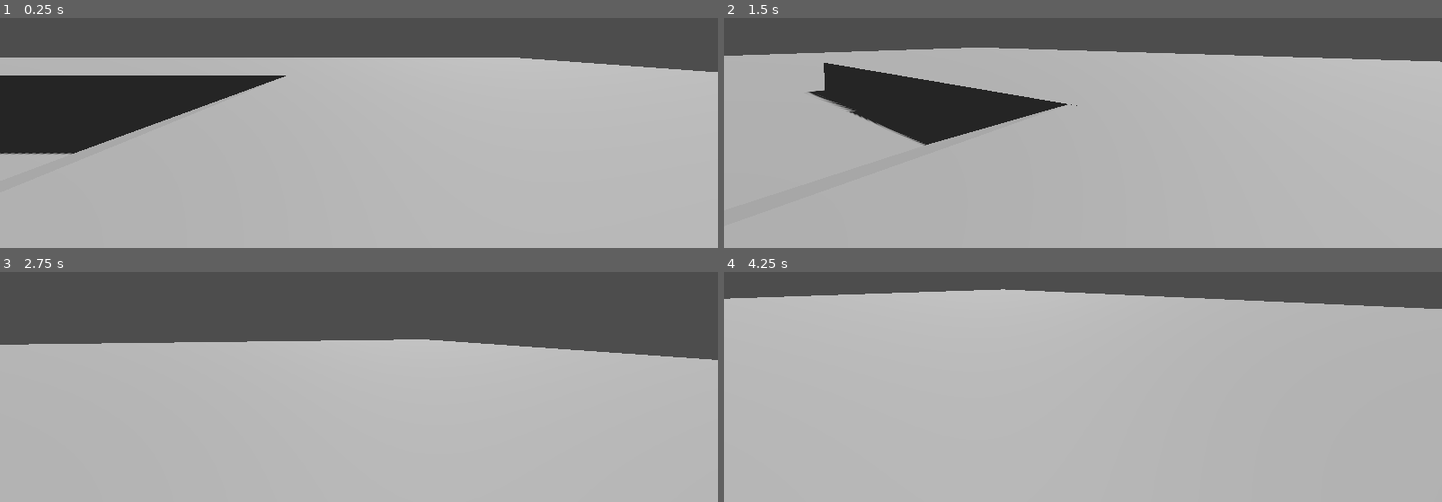
Above: before the commit, frames 1-4 (two rows, left to right).
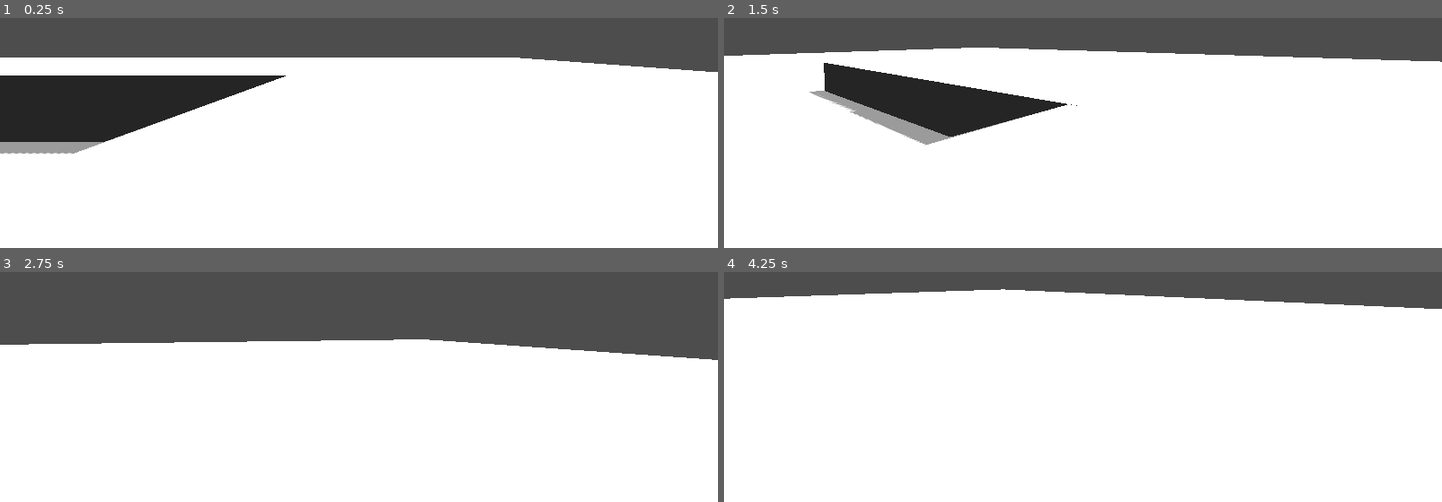
Above: after the commit, the same moments.

Repository: akdurran/Final-Project
Game: Godot game, scene res://test_scenes/navigation/nav_test.tscn
Two runs of this game, one before a commit and one after it. Both use one fixed random seed, a clock stepped at 60 frames per second and the inputs below. This scene is started directly instead of the project's main scene.
Inputs (mouse positions are in pixels of both pictures, inside the frame that each line leads up to):
- Up to frame 1 (0.25 s): no input
- Up to frame 2 (1.5 s): tap Enter at 0.5 s; move the mouse to (1118, 45) at 0.52 s; hold X (move_allies_to, bound only after the commit) 0.53-1.28 s; hold W (move_forward) from 0.53 s (still down); tap Space (jump) at 0.77 s; move the mouse to (1047, 47) at 1.27 s; tap X (move_allies_to, bound only after the commit) at 1.35 s
- Up to frame 3 (2.75 s): keep holding W (move_forward); tap Space (jump) at 1.52 s; move the mouse to (373, 292) at 2.02 s; hold X (move_allies_to, bound only after the commit) from 2.03 s (still down)
- Up to frame 4 (4.25 s): keep holding W (move_forward); move the mouse to (1075, 306) at 2.77 s; release X (move_allies_to, bound only after the commit) at 2.78 s; tap X (move_allies_to, bound only after the commit) at 2.85 s; tap Space (jump) at 3.02, 3.77 s; move the mouse to (1133, 304) at 3.52 s; hold X (move_allies_to, bound only after the commit) from 3.53 s (still down)

The runs differ from the first frame. In frame 1, 74% of the frame differs, in the area x 0-100%, y 17-100%; in frame 2, 80%; in frame 3, 68%; in frame 4, 89%, in the area x 0-100%, y 7-100%.

Commit message:
adding X button to move ally functionality. Fixing ally from shaking when reaching destination

Diff:
--- a/project.godot
+++ b/project.godot
@@ -47,3 +47,8 @@
 "events": [Object(InputEventKey,"resource_local_to_scene":false,"resource_name":"","device":-1,"window_id":0,"alt_pressed":false,"shift_pressed":false,"ctrl_pressed":false,"meta_pressed":false,"pressed":false,"keycode":0,"physical_keycode":32,"key_label":0,"unicode":32,"echo":false,"script":null)
 ]
 }
+move_allies_to={
+"deadzone": 0.5,
+"events": [Object(InputEventKey,"resource_local_to_scene":false,"resource_name":"","device":-1,"window_id":0,"alt_pressed":false,"shift_pressed":false,"ctrl_pressed":false,"meta_pressed":false,"pressed":false,"keycode":0,"physical_keycode":88,"key_label":0,"unicode":120,"echo":false,"script":null)
+]
+}
--- a/test_scenes/navigation/follower.gd
+++ b/test_scenes/navigation/follower.gd
@@ -7,9 +7,13 @@
 	var current_location = global_transform.origin
 	var next_location = nav_agent.get_next_path_position();
 	var new_velocity = (next_location - current_location).normalized() * SPEED
+	print("distance: ", (current_location-next_location).length())
 
-	velocity = new_velocity
-	move_and_slide()
+	#To prevent the weird shaking that happens when the ally reached its destination
+	var distance = (current_location-next_location).length()
+	if distance > 0.05:
+		velocity = new_velocity
+		move_and_slide()
 
 
 func update_target_location(target_location):
--- a/test_scenes/navigation/nav_test.gd
+++ b/test_scenes/navigation/nav_test.gd
@@ -3,4 +3,9 @@
 @onready var player = $player
 
 func _physics_process(delta):
-	get_tree().call_group("follower","update_target_location",player.global_transform.origin)
+	#get_tree().call_group("follower","update_target_location",player.global_transform.origin)
+	pass
+
+func _input(event):
+	if event.is_action_pressed("move_allies_to"):
+		get_tree().call_group("follower","update_target_location",player.global_transform.origin)
--- a/test_scenes/navigation/world.tscn
+++ b/test_scenes/navigation/world.tscn
@@ -9,7 +9,6 @@
 
 [node name="DirectionalLight3D" type="DirectionalLight3D" parent="."]
 transform = Transform3D(0.936033, 0.0726802, -0.344324, 0.350219, -0.0965568, 0.931678, 0.0344678, -0.99267, -0.115834, -212.781, 517.079, 20.5262)
-visible = false
 
 [node name="CSGCombiner3D" type="CSGCombiner3D" parent="."]
 transform = Transform3D(1, 0, 0, 0, 1, 0, 0, 0, 1, -0.149817, 0.224197, -0.440346)
